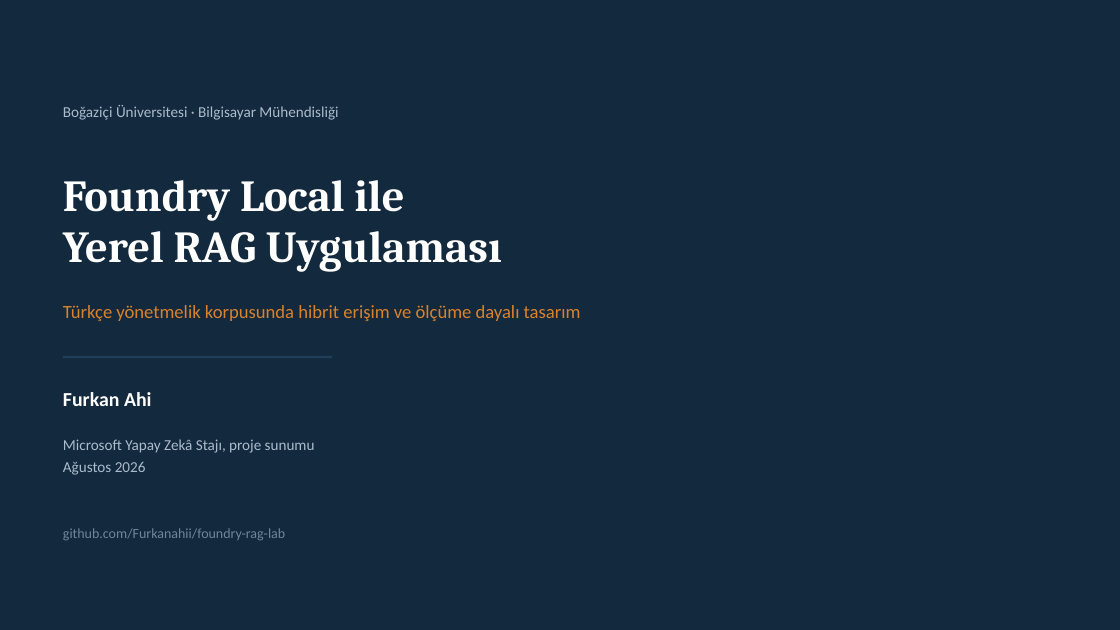
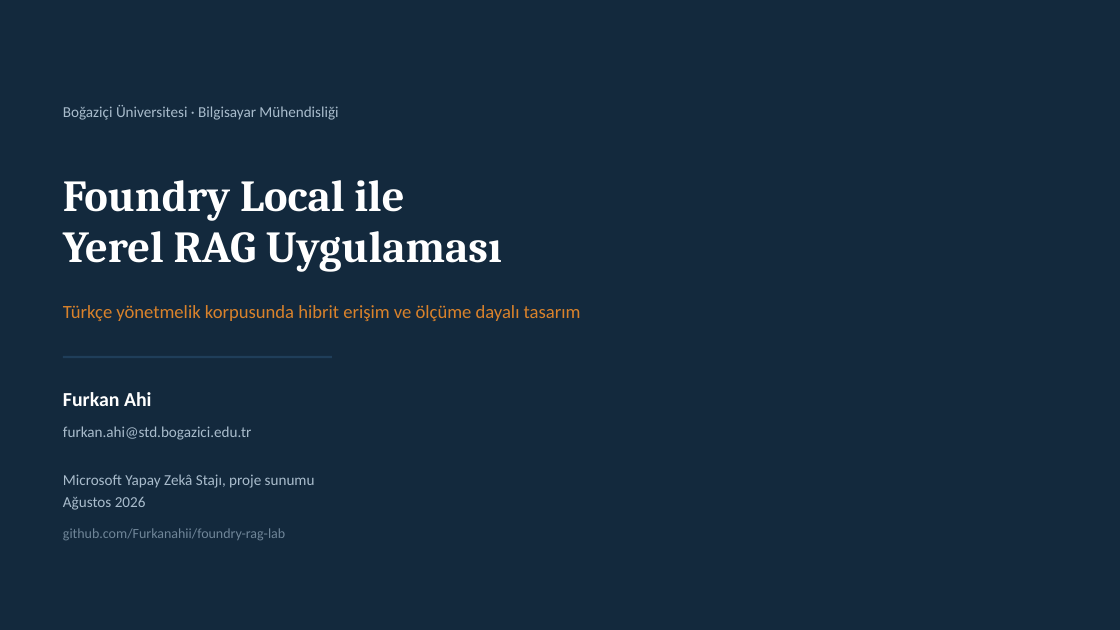
Before and after one commit to Furkanahii/foundry-rag-lab, a slide deck: slide 1 of Foundry-RAG-Lab-Sunum.pptx. Drawn at 1120x630 pixels with LibreOffice and Linux fonts; fonts in the diff are those of the drawing. Boxes give left, top, right and bottom in pixels: in the first picture for what was removed or moved away, otherwise in the second. Text is boxed around its words. In the diff, an @@ line names an element or a change of style, - is before the commit and + after.

Commit message:
fix: sunum öncesi doğrulamada çıkan üç hata
1) IDF iddiası yanlıştı. README ve dokümanlar "MADDE 9 dokümanın hepsinde,
   IDF = log(N/df) = 0" diyordu. İki kusur vardı: MADDE dokuz belgenin
   sekizinde geçiyor (dokuzuncusu İngilizce), ve daha önemlisi BM25 indeksi
   belgeler değil chunk'lar üzerinde kurulu. IDF'in N'i 9 değil 347.
   Doğru ölçüm: IDF sıfıra düşmüyor ama kalıp sözcükler konu sözcüklerinin
   dörtte biri kadar ağırlık taşıyor (öğrenci 0.348, burs 2.671 — 7,7 kat).
   Bu, hibrit mimari gerekçesini zayıflatmıyor, sadece doğru ifade ediyor.
   scripts/corpus_stats.py ile tekrarlanabilir hale getirildi.

2) Korpus 214.982 değil 214.961 karakter.

3) "Korpus tek dil" yanlıştı: dokuz belgeden biri (pedagojik formasyon)
   İngilizce. Dil algılama bunu doğru tespit ediyor. İngilizce bir
   değerlendirme seti olmadığı için dil karşılaştırması hâlâ yapılamıyor,
   sınır böyle ifade edildi.

Ayrıca smoke_test.py argparse kazandı — README'nin ilk komutu olmasına rağmen
--help yazan birine yardım yerine gigabaytlarca model indiriyordu.

Sunum: e-posta eklendi, üç düzeltme işlendi, 20 slayt.

```diff
--- a/Foundry-RAG-Lab-Sunum.pptx
+++ b/Foundry-RAG-Lab-Sunum.pptx
@@ text added at (63,426,251,440), 13 pt, text #A9BCCC @@
+furkan.ahi@std.bogazici.edu.tr
@@ text "Microsoft Yapay Zekâ Stajı, proje ...": place and size @@
-text "Microsoft Yapay Zekâ Stajı, proje ..." at (63,439,315,475)
+text "Microsoft Yapay Zekâ Stajı, proje ..." at (63,474,315,510)
```
Also in this commit, not shown: 4 other slides changed, 6 other files.
